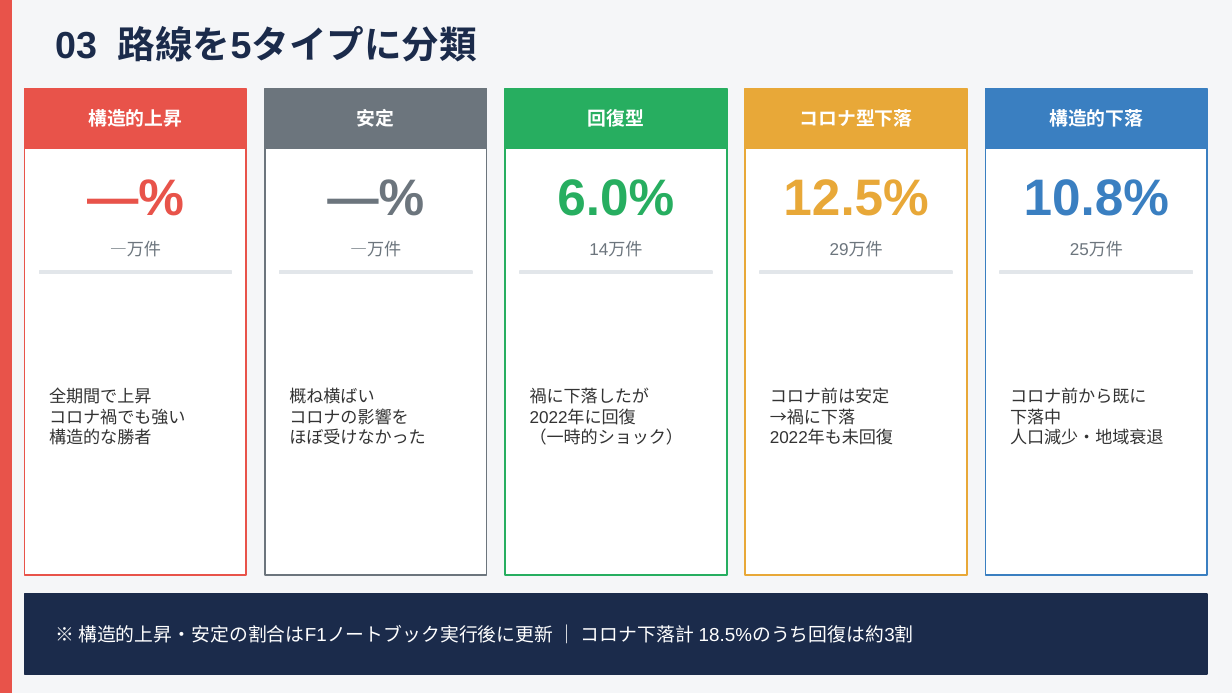
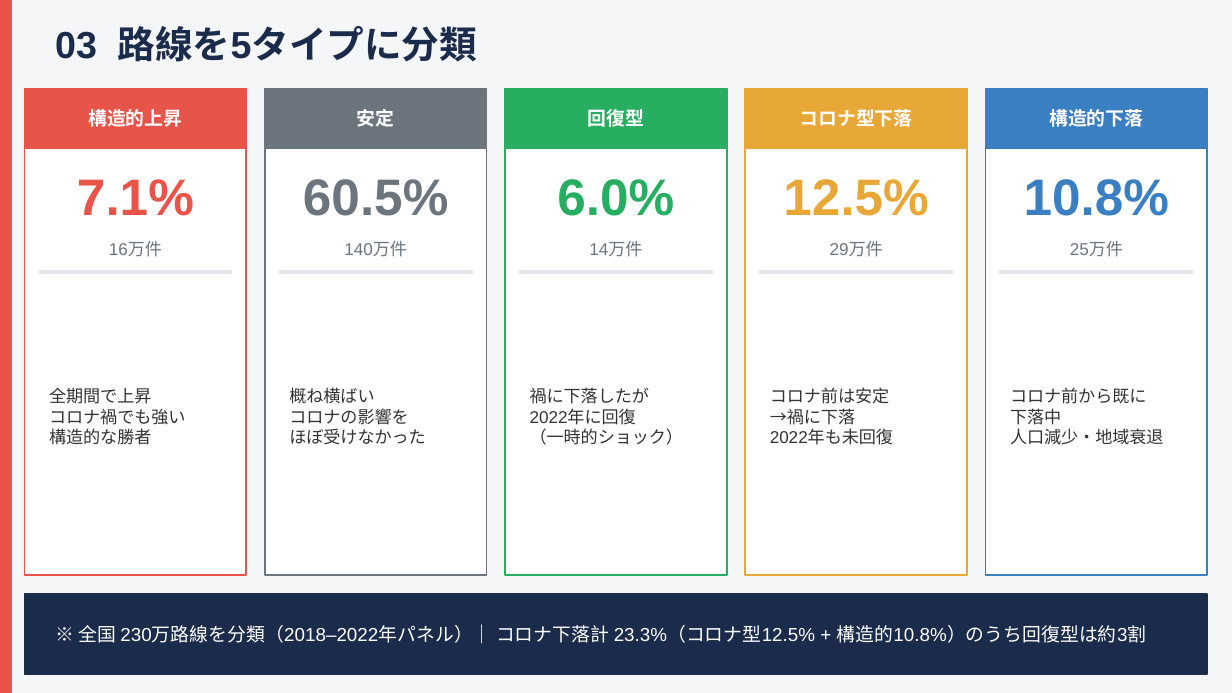
Before and after one commit to kasugayuji0716-art/rex-land-price-analysis, a slide deck: slide 9 of outputs/PBL発表_v2.pptx. Drawn at 1232x693 pixels with LibreOffice and Linux fonts; fonts in the diff are those of the drawing. Boxes give left, top, right and bottom in pixels: in the first picture for what was removed or moved away, otherwise in the second. Text is boxed around its words. In the diff, an @@ line names an element or a change of style, - is before the commit and + after.

```diff
--- a/outputs/PBL発表_v2.pptx
+++ b/outputs/PBL発表_v2.pptx
@@ text at bbox=[77, 179, 194, 216]: text changed @@
-—%
+7.1%
@@ text at bbox=[303, 179, 448, 216]: text changed @@
-—%
+60.5%
@@ text at bbox=[109, 241, 162, 257]: text changed @@
-—万件
+16万件
@@ text at bbox=[344, 241, 407, 257]: text changed @@
-—万件
+140万件
@@ text at bbox=[78, 625, 1147, 644]: text changed @@
-※ 構造的上昇・安定の割合はF1ノートブック実行後に更新 ｜ コロナ下落計 18.5%のうち回復は約3割
+※ 全国 230万路線を分類（2018–2022年パネル）｜ コロナ下落計 23.3%（コロナ型12.5% + 構造的10.8%）のうち回復型は約3割
```
Also in this commit, not shown: 7 other slides changed, 1 other file.
